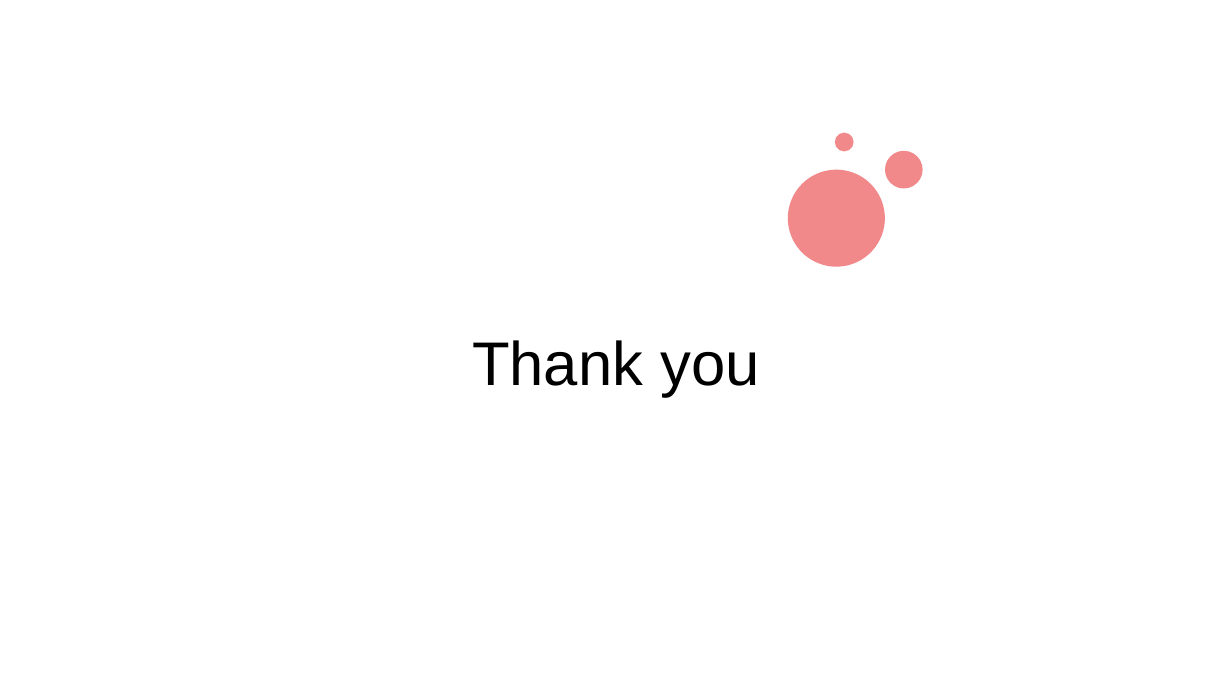
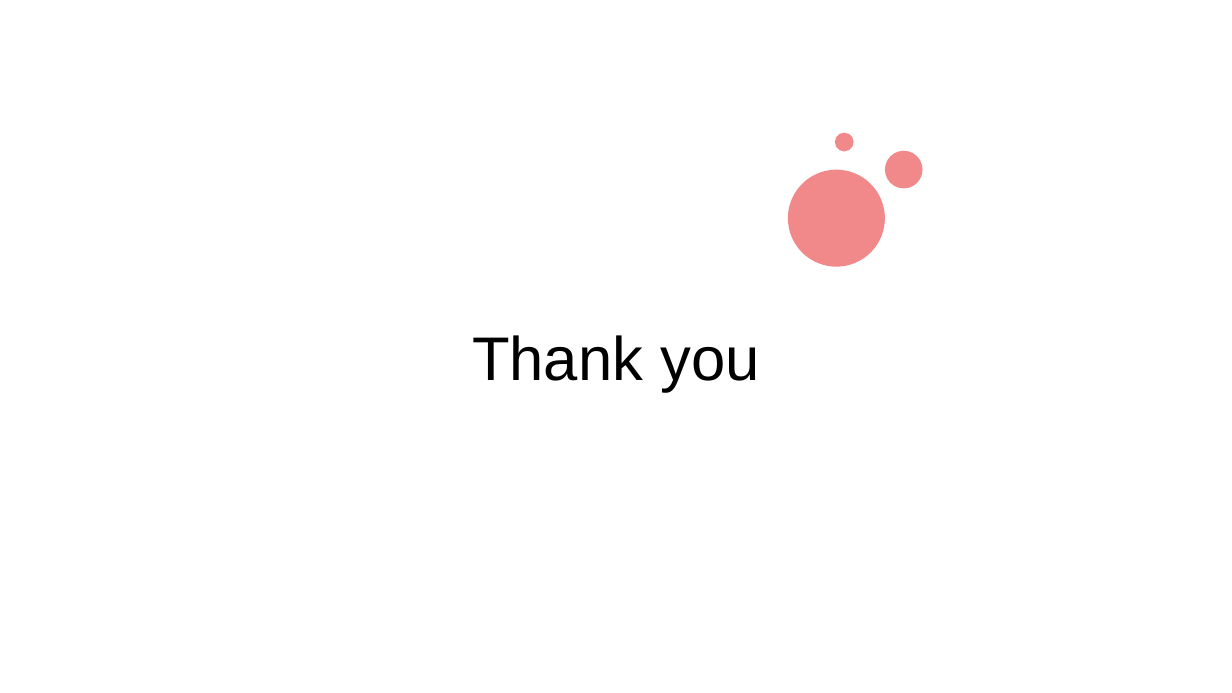
Before and after one commit to Hyunkee/tottenham, a slide deck: slide 33 of 포트폴리오/PPT/김현기-Tottenham-포트폴리오.pptx (slide 29 before the commit). Drawn at 1232x693 pixels with LibreOffice and Linux fonts; fonts in the diff are those of the drawing; background and template pictures are left out. Boxes give left, top, right and bottom in pixels: in the first picture for what was removed or moved away, otherwise in the second. Text is boxed around its words. In the diff, an @@ line names an element or a change of style, - is before the commit and + after.

```diff
--- a/포트폴리오/PPT/김현기-Tottenham-포트폴리오.pptx
+++ b/포트폴리오/PPT/김현기-Tottenham-포트폴리오.pptx
@@ text "Thank you" at (472,335,759,392): vertical alignment top to middle @@
```
Also in this commit, not shown: 14 other slides changed, 6 slides added, 2 slides removed, 31 other files.
